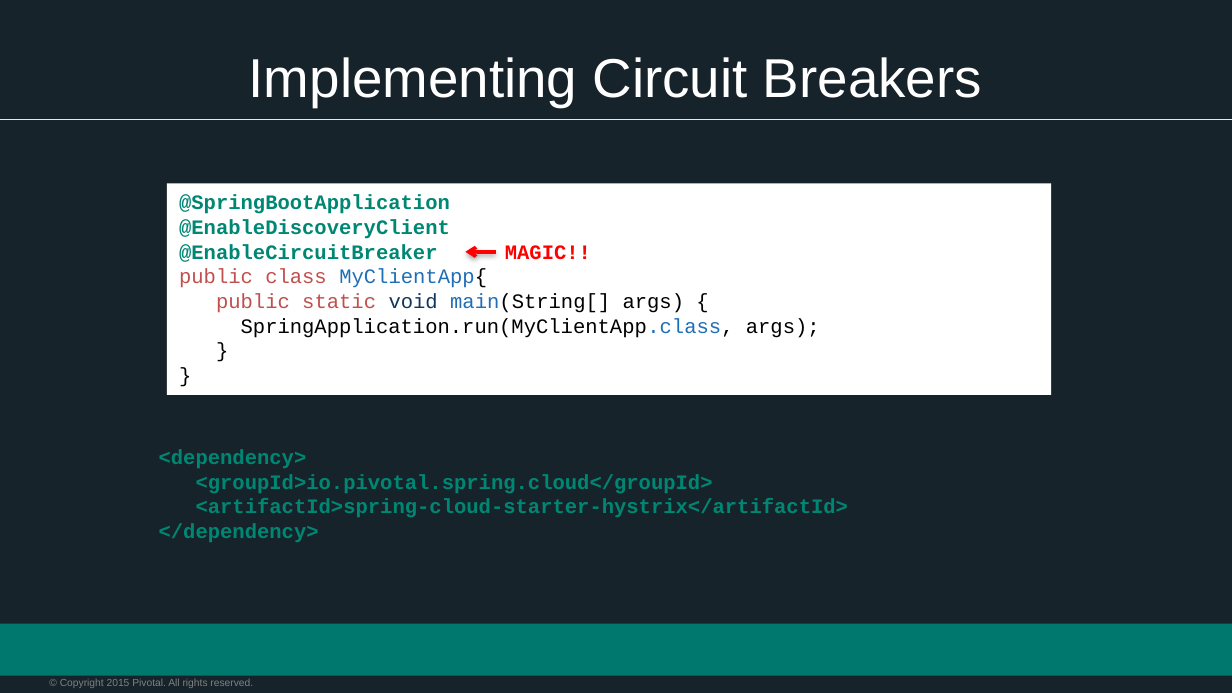
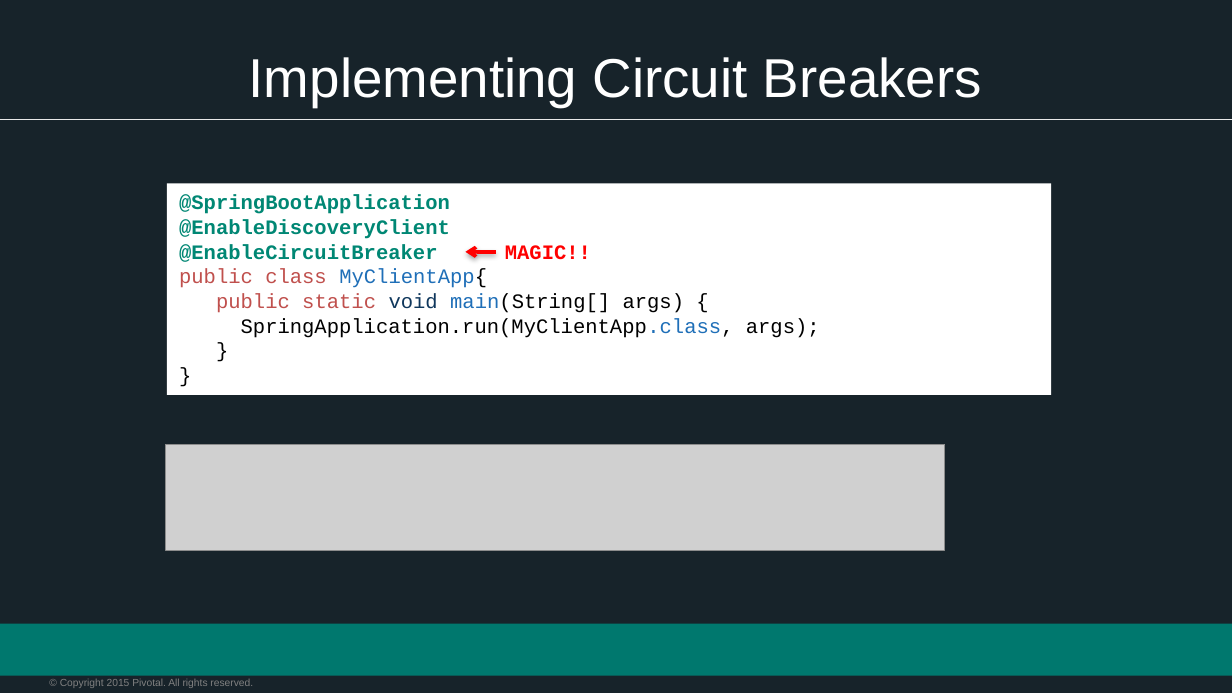
Before and after one commit to vmware-archive/devops-workshop, a slide deck: slide 5 of presentations/103 - Intro to Spring Cloud Services/Session_8_Circuit_Breaker.pptx. Drawn at 1232x693 pixels with LibreOffice and Linux fonts; fonts in the diff are those of the drawing; grey boxes stand for pictures; background and template pictures are left out. Boxes give left, top, right and bottom in pixels: in the first picture for what was removed or moved away, otherwise in the second. Text is boxed around its words. In the diff, an @@ line names an element or a change of style, - is before the commit and + after.

Commit message:
Gradle-ize examples in slide decks for Spring Cloud Services

```diff
--- a/presentations/103 - Intro to Spring Cloud Services/Session_8_Circuit_Breaker.pptx
+++ b/presentations/103 - Intro to Spring Cloud Services/Session_8_Circuit_Breaker.pptx
@@ picture added at (x1=165, y1=445, x2=945, y2=551) @@
@@ text removed at (x1=159, y1=450, x2=849, y2=542) @@
-<dependency>
-<groupId>io.pivotal.spring.cloud</groupId>
-<artifactId>spring-cloud-starter-hystrix</artifactId>
-</dependency>
```
Also in this commit, not shown: 1 other slide changed, 2 other files.
